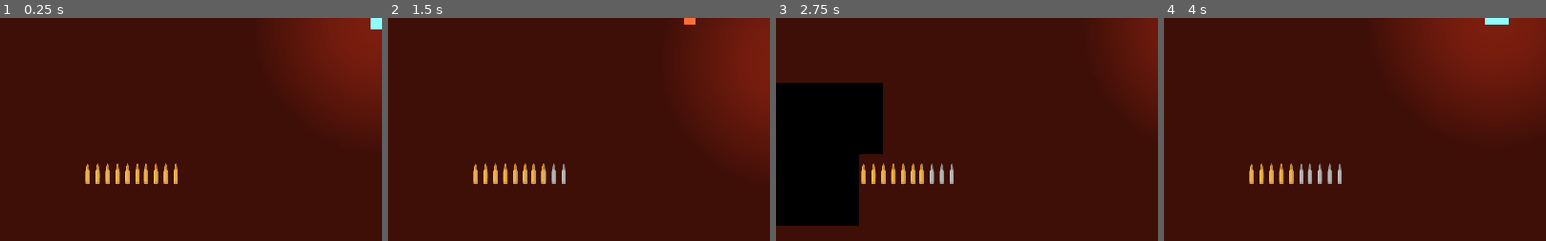
Above: before the commit, frames 1-4 (left to right).
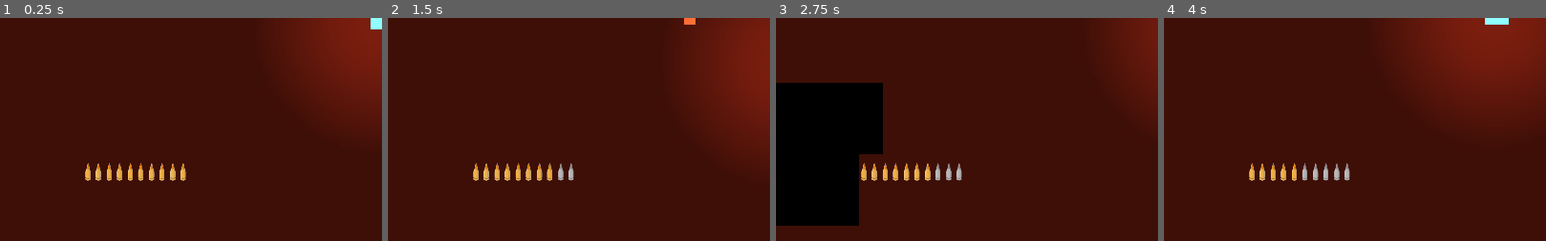
Above: after the commit, the same moments.

Repository: quiet-night-studio/redemption
Game: Godot game, scene res://scenes/Level.tscn
The game is run twice, just before and just after one commit, with the same random seed, the same clock (stepped at 60 frames per second) and the same inputs.
Inputs (mouse positions are % of the whole screen's width and height, from its top left):
- Up to frame 1 (0.25 s): no input
- Up to frame 2 (1.5 s): tap Enter at 0.5 s; move the mouse to (72, 45) at 0.52 s; hold Right (ui_right) 0.53-1.28 s; click (72, 45) at 0.6 s; move the mouse to (30, 55) at 1.27 s; hold Down (ui_down) from 1.28 s (still down); click (30, 55) at 1.35 s
- Up to frame 3 (2.75 s): move the mouse to (60, 28) at 2.02 s; release Down (ui_down) at 2.03 s; hold Right (ui_right) from 2.03 s (still down); click (60, 28) at 2.1 s
- Up to frame 4 (4 s): move the mouse to (45, 70) at 2.77 s; release Right (ui_right) at 2.78 s; hold Up (ui_up) 2.78-3.53 s; click (45, 70) at 2.85 s; move the mouse to (80, 65) at 3.52 s; hold Left (ui_left) from 3.53 s (still down); click (80, 65) at 3.6 s
The pictures show only the part of the screen within x 0-50%, y 50-100%; the shares and areas given below are measured in that part.

The runs differ from the first frame. In frame 1, 1.4% of the frame differs, in the area x 22-49%, y 64-75%; in frame 2, 1.4%; in frame 3, 1.4%; in frame 4, 1.4%.

Commit message:
Ammo redesign
Cut the fat out of the bullet to make them more mini. Spacing is likely fixed too

Diff:
--- a/scenes/HealthDisplay.tscn
+++ b/scenes/HealthDisplay.tscn
@@ -1,11 +1,10 @@
-[gd_scene load_steps=7 format=2]
+[gd_scene load_steps=6 format=2]
 
 [ext_resource path="res://assets/healthjug_empty.png" type="Texture" id=1]
 [ext_resource path="res://scripts/HealthDisplay.gd" type="Script" id=2]
-[ext_resource path="res://assets/healthbar_rim.png" type="Texture" id=3]
+[ext_resource path="res://assets/ammo_count_grayscale.png" type="Texture" id=3]
 [ext_resource path="res://assets/healthjug_full.png" type="Texture" id=4]
 [ext_resource path="res://assets/ammo_count.png" type="Texture" id=5]
-[ext_resource path="res://assets/ammo_count_grayscale.png" type="Texture" id=6]
 
 [node name="HealthDisplay" type="Node2D"]
 script = ExtResource( 2 )
@@ -28,8 +27,3 @@
 texture_under = ExtResource( 1 )
 texture_progress = ExtResource( 4 )
 fill_mode = 3
-
-[node name="HealthRim" type="Sprite" parent="HealthBar"]
-visible = false
-position = Vector2( 32, 32 )
-texture = ExtResource( 3 )
Binary file changed: assets/ammo_count.png
Binary file changed: assets/ammo_count_grayscale.png
Binary file added: assets/ammo_count_grayscale_old.png
Not shown, added: assets/ammo_count_grayscale_old.png.import
Binary file added: assets/ammo_count_old.png
Not shown, added: assets/ammo_count_old.png.import
Not shown: 1 places in scenes/HealthDisplay.tscn that only renumber resources
